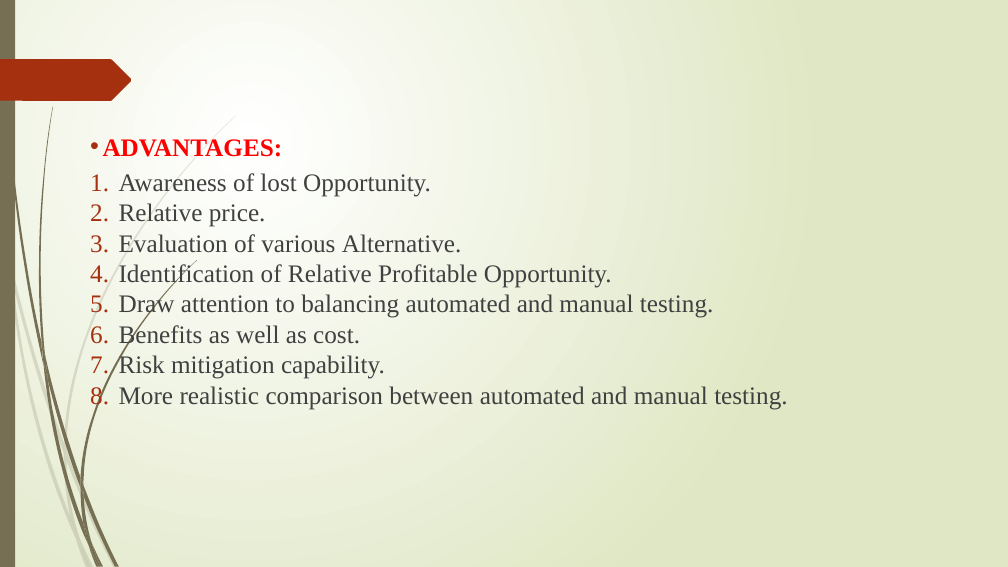
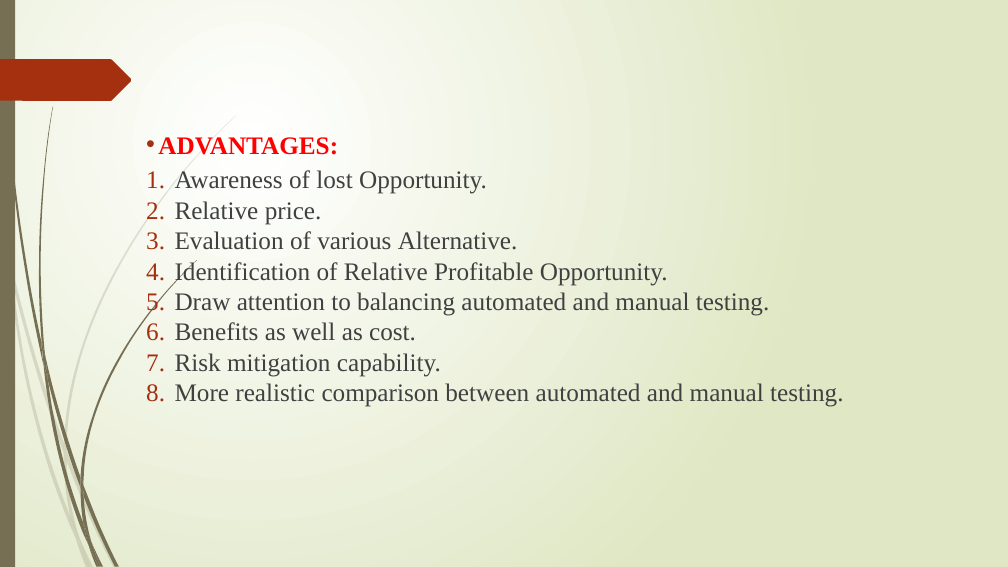
Before and after one commit to shantu03/trial, a slide deck: slide 9 of MINI Project PPT.pptx (slide 5 before the commit). Drawn at 1008x567 pixels with LibreOffice and Linux fonts; fonts in the diff are those of the drawing. Boxes give left, top, right and bottom in pixels: in the first picture for what was removed or moved away, otherwise in the second. Text is boxed around its words. In the diff, an @@ line names an element or a change of style, - is before the commit and + after.

```diff
--- a/MINI Project PPT.pptx
+++ b/MINI Project PPT.pptx
@@ text "ADVANTAGES:": place and size @@
-text "ADVANTAGES:" at [103,139,787,410]
+text "ADVANTAGES:" at [158,137,843,407]
```
Also in this commit, not shown: 1 other slide changed, 7 slides added, 2 slides removed, 3 other files.
